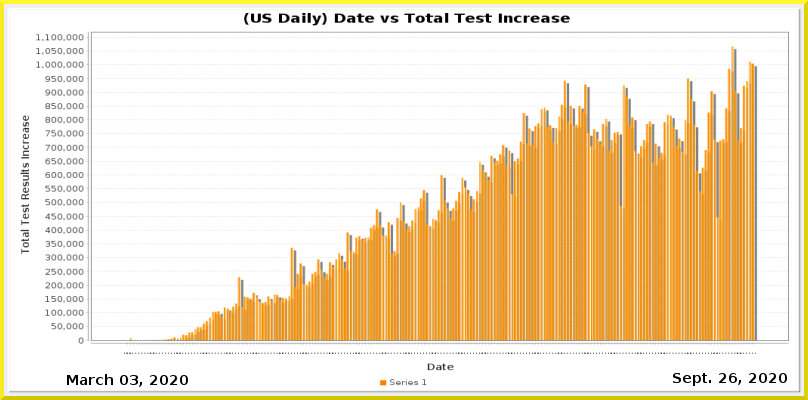
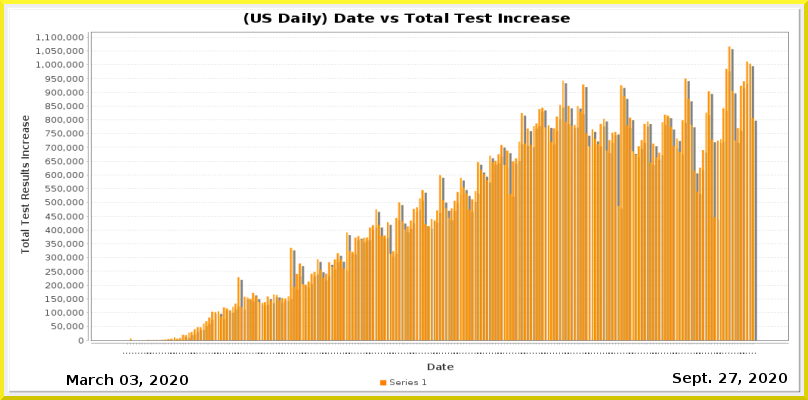
Layer changes from the first w=808, h=400 image to the second:
painted on "Current Date" over [729, 373, 737, 383]
painted on "Date_vs_TestIncrease.png" over [123, 46, 758, 354]
